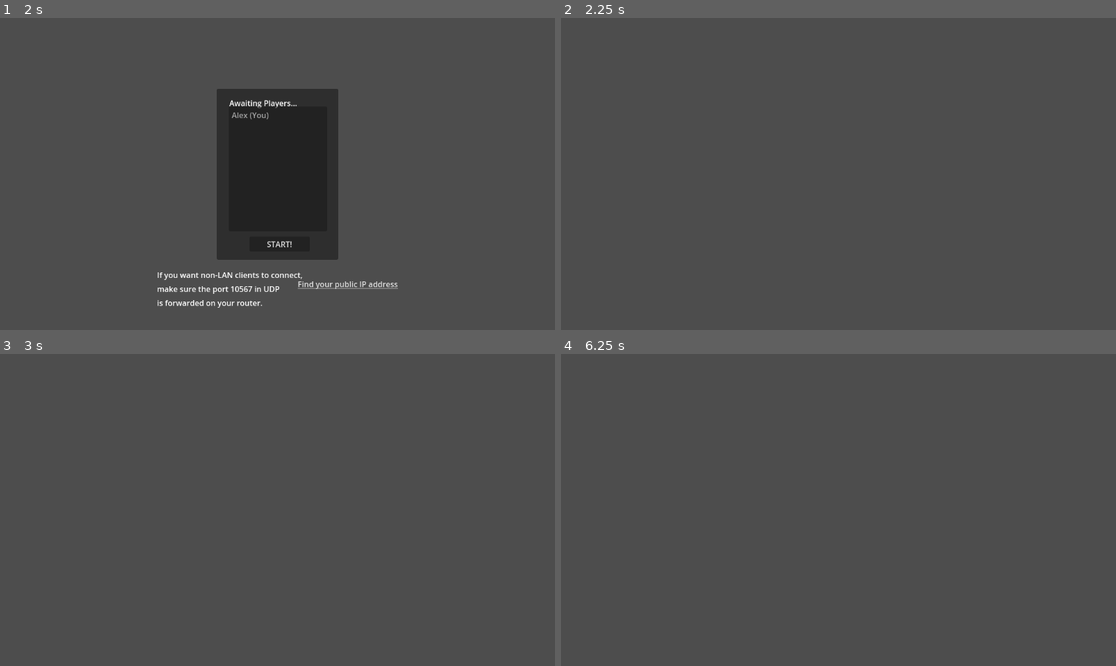
Above: before the commit, frames 1-4 (two rows, left to right).
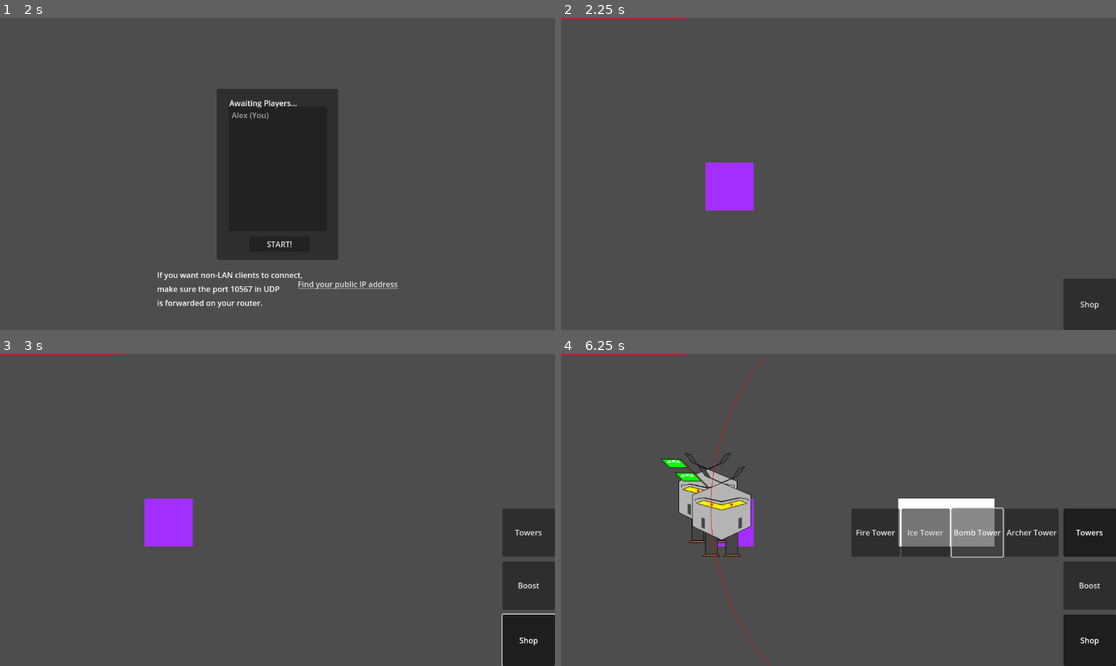
Above: after the commit, the same moments.

Repository: m-conti/melonjam2023
Game: Godot game, scene res://game.tscn
The game is run twice, just before and just after one commit, with the same random seed, the same clock (stepped at 60 frames per second) and the same inputs.
Inputs (mouse positions are in pixels of both pictures, inside the frame that each line leads up to):
- Up to frame 1 (2 s): click (255, 155) at 0.52 s; type "Alex" at 0.6 s; click "Host" at 1.25 s
- Up to frame 2 (2.25 s): click "START!" at 2 s
- Up to frame 3 (3 s): click (527, 641) at 2.75 s, where only the run after the commit has a clickable "Shop"
- Up to frame 4 (6.25 s): click (1088, 531) at 3.5 s, where only the run after the commit has a clickable "Towers"; click (877, 531) at 4.25 s, where only the run after the commit has a clickable "Fire Tower"; click (927, 531) at 5 s, where only the run after the commit has a clickable "Ice Tower"; click (977, 531) at 5.75 s, where only the run after the commit has a clickable "Bomb Tower"

Frame 1 is identical in both runs. In frame 2, 2.9% of the frame differs, in the area x 0-100%, y 0-100%; in frame 3, 5.8%; in frame 4, 13%.
Error before the commit: Parse Error: Function "_ready" has the same name as a previously declared function. (res://Map.gd:33)

Commit message:
fix merge

Diff:
--- a/HUD/Buttons/PlaceOnMap.gd
+++ b/HUD/Buttons/PlaceOnMap.gd
@@ -3,7 +3,7 @@
 
 @export var instance: PackedScene
 var ghost: Node2D = null
-@onready var map: Map = $"../../../../../.."
+@onready var map: Map = get_node("../../../../../..")
 
 
 func _on_pressed():
--- a/HUD/HUD.tscn
+++ b/HUD/HUD.tscn
@@ -30,7 +30,6 @@
 gradient = SubResource("Gradient_kfhv5")
 
 [node name="HUD" type="CanvasLayer"]
-script = ExtResource("1_3yk4g")
 
 [node name="Shop" type="Button" parent="."]
 anchors_preset = 3
--- a/Map.gd
+++ b/Map.gd
@@ -26,13 +26,11 @@
 	if is_multiplayer_authority(): show()
 	else: hide()
 
+	var spawner: Spawner = load("res://Entities/Spawner.tscn").instantiate()
+	add_at_pos(spawner, Vector2i(3, 3))
+
 func _init():
 	_init_grid()
-
-
-func _ready():
-	var spawner: Spawner = load("res://Entities/Spawner.tscn").instantiate()
-	add_at_pos(spawner, Vector2i(3, 3))
 
 
 func set_player(player_id):
--- a/map.tscn
+++ b/map.tscn
@@ -8,7 +8,7 @@
 
 [sub_resource type="SceneReplicationConfig" id="SceneReplicationConfig_dbbrf"]
 
-[node name="Map" type="Node2D"]
+[node name="1" type="Node2D"]
 script = ExtResource("1_vd1cq")
 
 [node name="HUD" parent="." instance=ExtResource("2_hm6il")]
